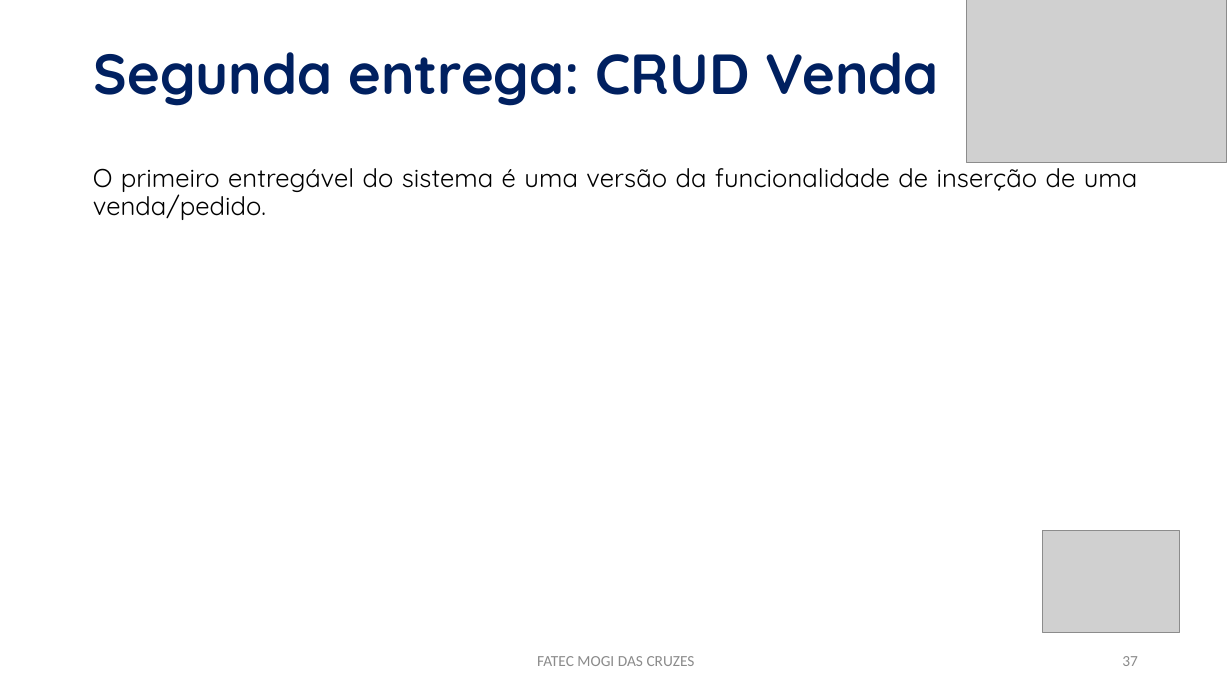
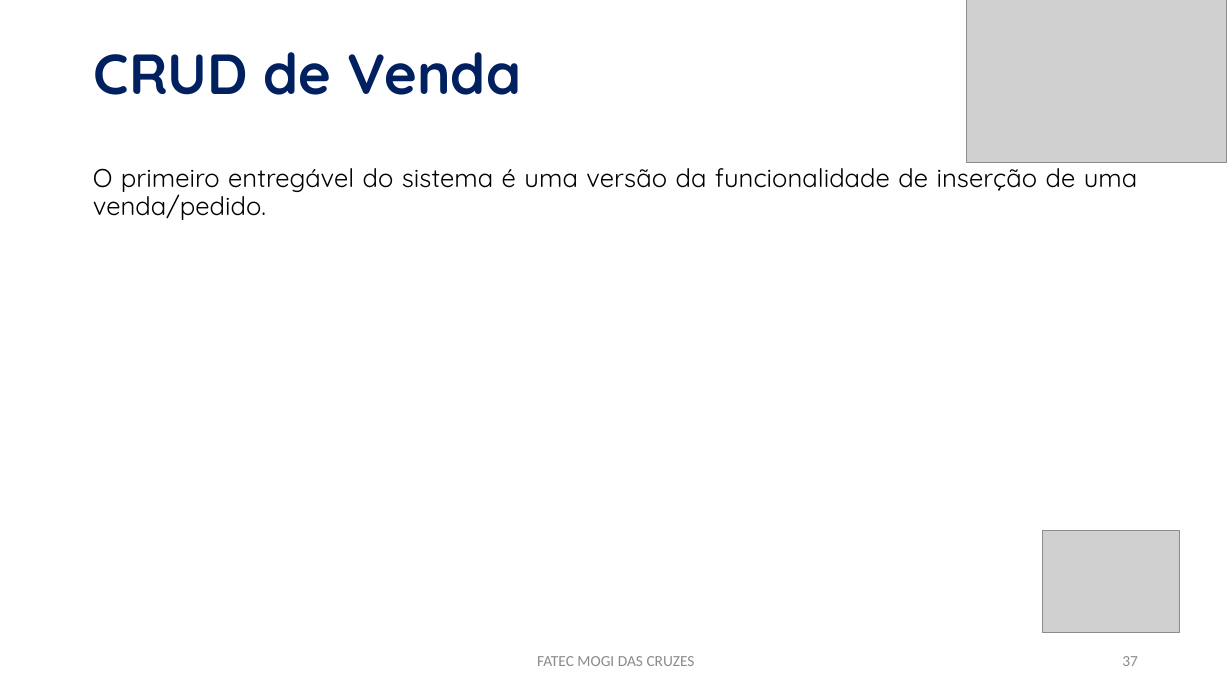
Before and after one commit to PabloLuiz1/buiatchaka-jogos, a slide deck: slide 37 of APRESENTAÇÃO.pptx. Drawn at 1232x693 pixels with LibreOffice and Linux fonts; fonts in the diff are those of the drawing; grey boxes stand for pictures. Boxes give left, top, right and bottom in pixels: in the first picture for what was removed or moved away, otherwise in the second. Text is boxed around its words. In the diff, an @@ line names an element or a change of style, - is before the commit and + after.

```diff
--- a/APRESENTAÇÃO.pptx
+++ b/APRESENTAÇÃO.pptx
@@ title at (94,52,522,95): text changed @@
-Segunda entrega: CRUD Venda
+CRUD de Venda
```
Also in this commit, not shown: 4 other slides changed, 6 slides added, 36 other files.
